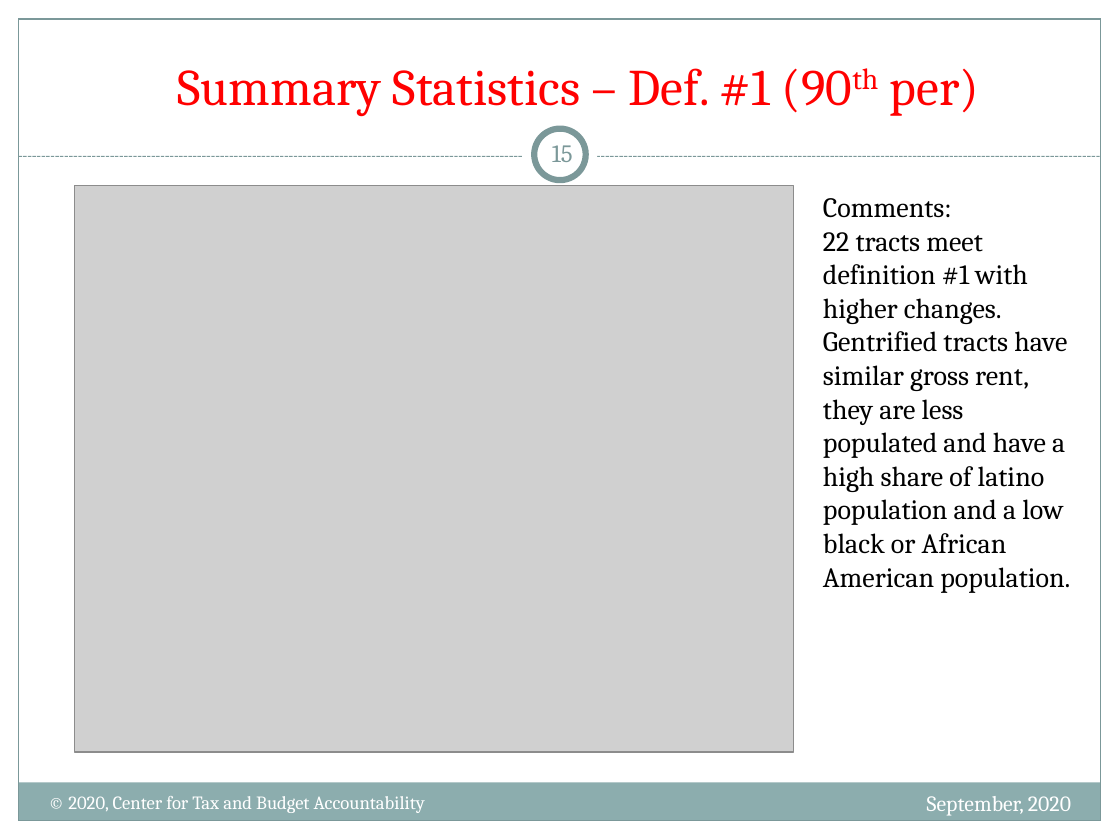
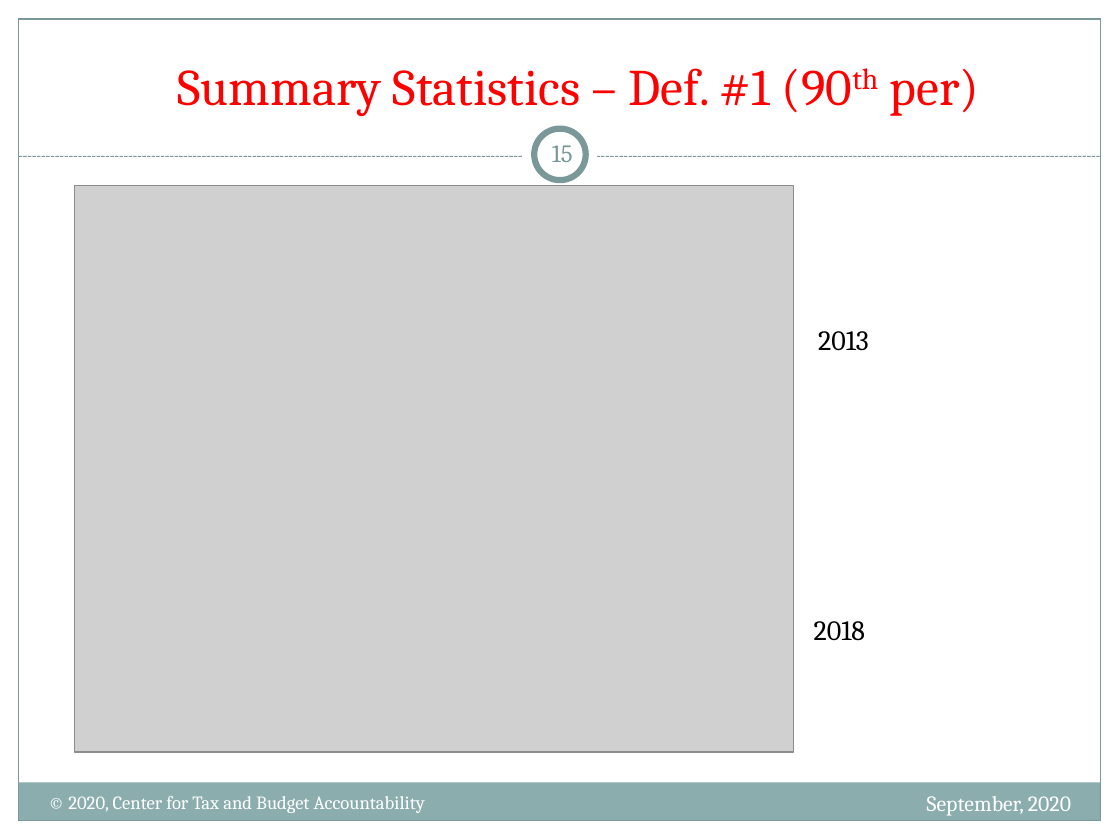
Before and after one commit to nanojgarcia/CTBA_FD, a slide deck: slide 15 of NHS - Gentrification in the City of Chicago.pptx. Drawn at 1120x840 pixels with LibreOffice and Linux fonts; fonts in the diff are those of the drawing; grey boxes stand for pictures. Boxes give left, top, right and bottom in pixels: in the first picture for what was removed or moved away, otherwise in the second. Text is boxed around its words. In the diff, an @@ line names an element or a change of style, - is before the commit and + after.

```diff
--- a/NHS - Gentrification in the City of Chicago.pptx
+++ b/NHS - Gentrification in the City of Chicago.pptx
@@ text removed at bbox=[823, 198, 1070, 593] @@
-Comments:
-22 tracts meet definition #1 with higher changes. Gentrified tracts have similar gross rent, they are less populated and have a high share of latino population and a low black or African American population.
@@ text added at bbox=[818, 331, 869, 351], 18 pt, text #000000 @@
+2013
@@ text added at bbox=[814, 621, 865, 641], 18 pt, text #000000 @@
+2018
```
Also in this commit, not shown: 15 other slides changed, 1 slide added, 1 other file.
